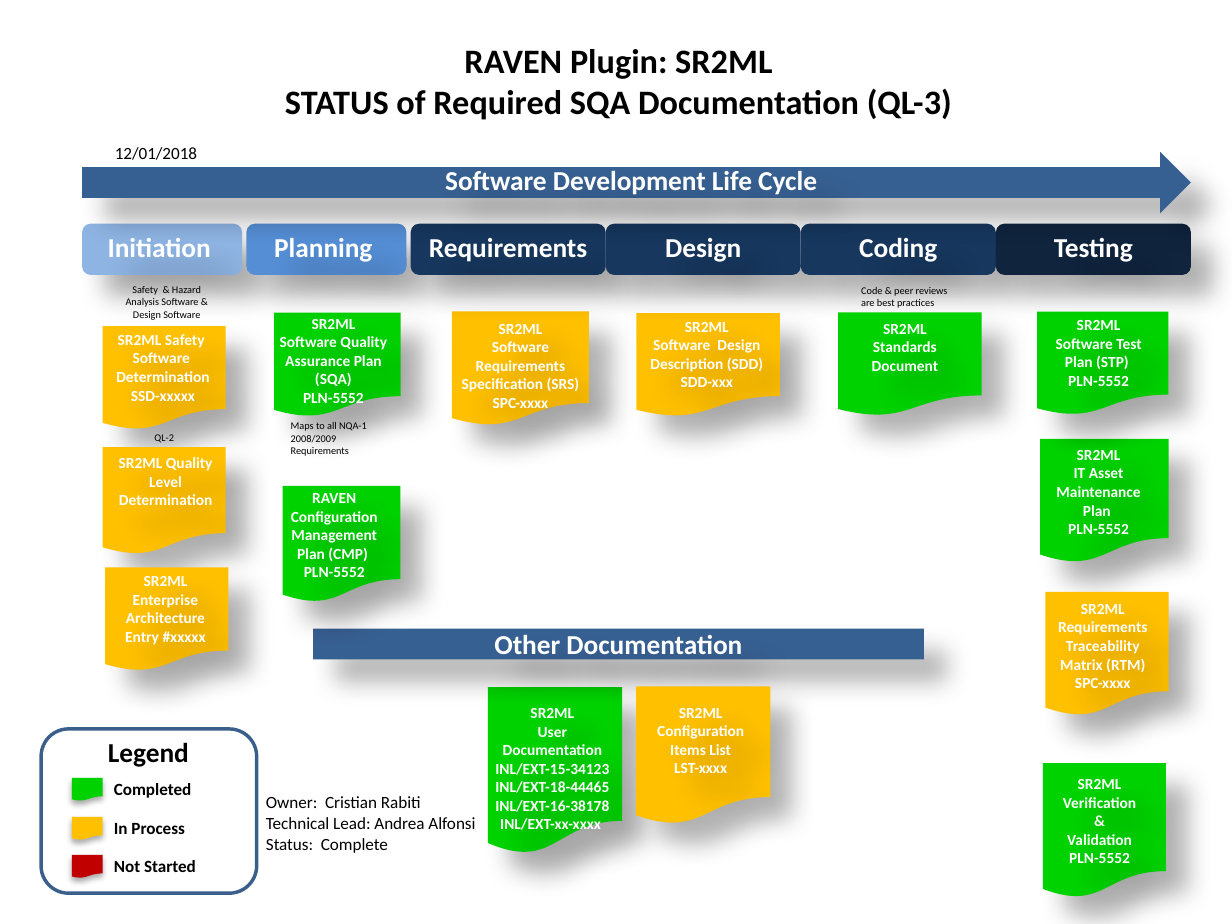
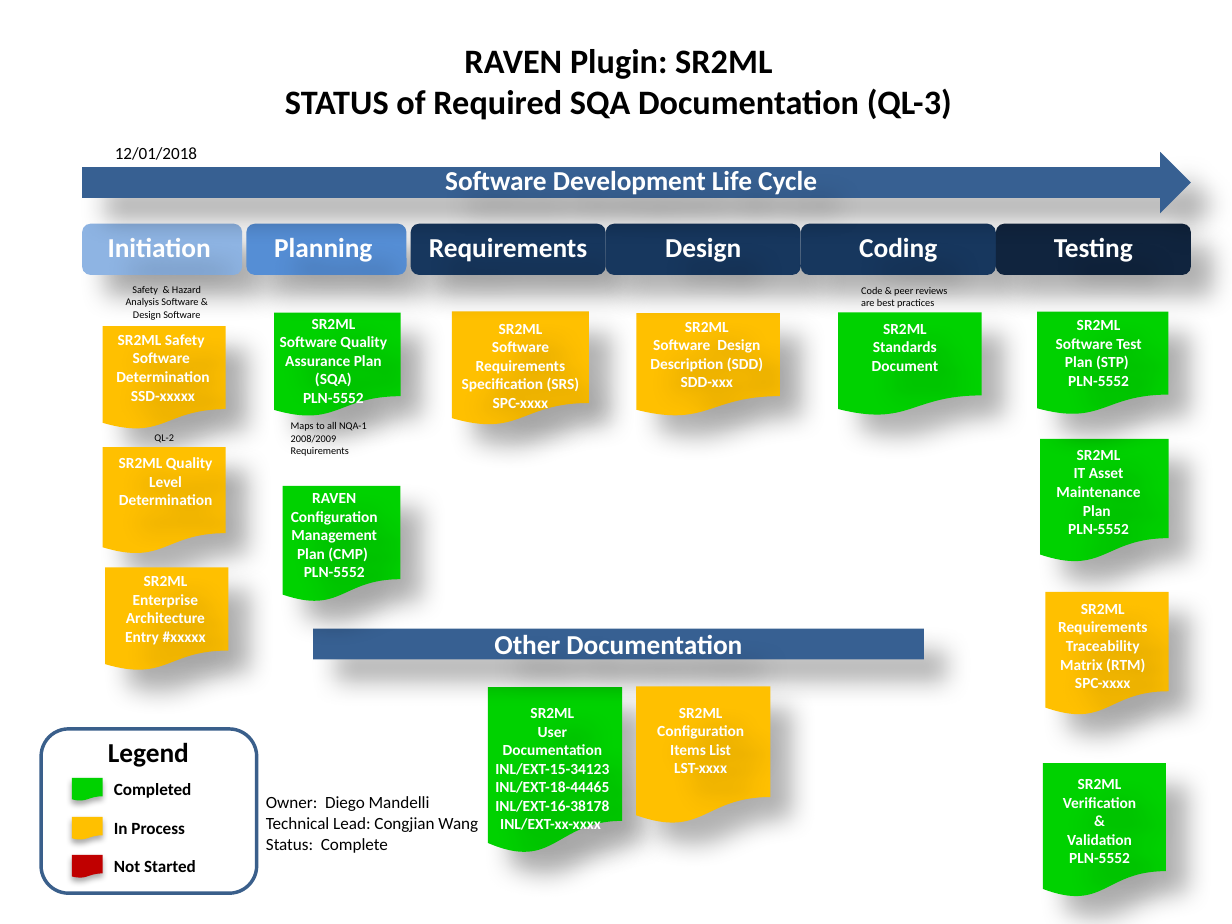
Before and after one commit to idaholab/SR2ML, a slide deck: slide 1 of doc/sqa/SR2ML_SQA_Status_Dashboard.pptx. Drawn at 1232x924 pixels with LibreOffice and Linux fonts; fonts in the diff are those of the drawing. Boxes give left, top, right and bottom in pixels: in the first picture for what was removed or moved away, otherwise in the second. Text is boxed around its words. In the diff, an @@ line names an element or a change of style, - is before the commit and + after.

Commit message:
update doc

```diff
--- a/doc/sqa/SR2ML_SQA_Status_Dashboard.pptx
+++ b/doc/sqa/SR2ML_SQA_Status_Dashboard.pptx
@@ text at (266, 796, 478, 832): text changed @@
-Owner: Cristian Rabiti
-Technical Lead: Andrea Alfonsi
+Owner: Diego Mandelli
+Technical Lead: Congjian Wang
```
